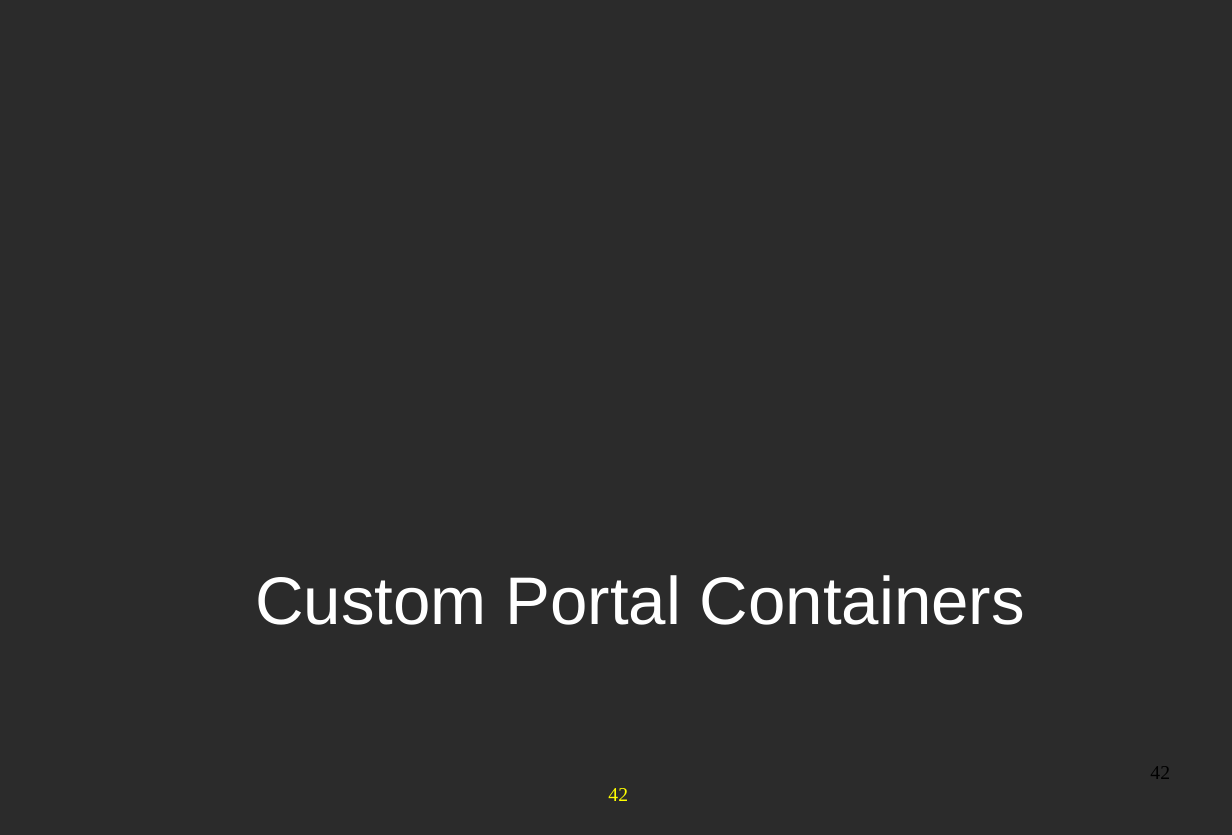
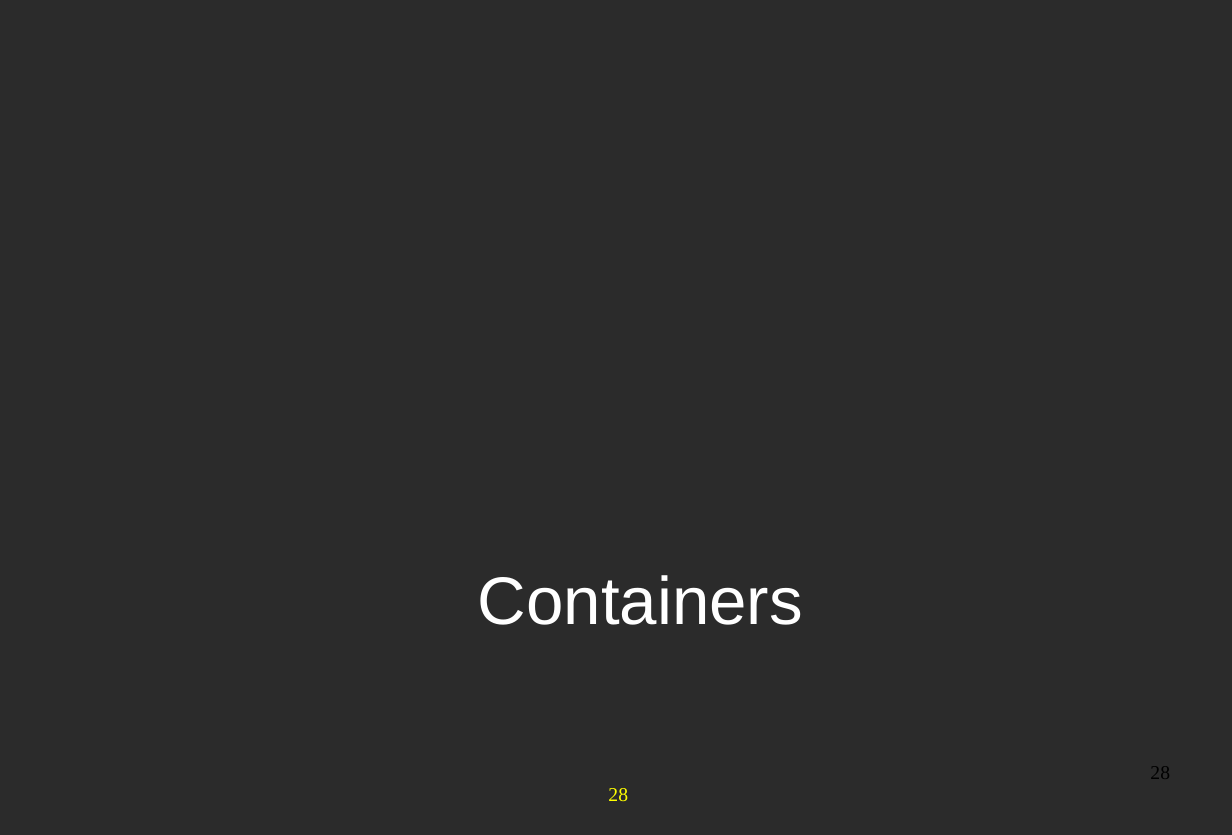
Before and after one commit to anhvurz90/training, a slide deck: slide 28 of exo-developer/210-configuration/slides/210-Portal-configuration-XDev-en.ppt (slide 42 before the commit). Drawn at 1232x835 pixels with LibreOffice and Linux fonts; fonts in the diff are those of the drawing; background and template pictures are left out; a plain dark background stands for a picture behind light text. Boxes give left, top, right and bottom in pixels: in the first picture for what was removed or moved away, otherwise in the second. Text is boxed around its words. In the diff, an @@ line names an element or a change of style, - is before the commit and + after.

```diff
--- a/exo-developer/210-configuration/slides/210-Portal-configuration-XDev-en.ppt
+++ b/exo-developer/210-configuration/slides/210-Portal-configuration-XDev-en.ppt
@@ text at [478,575,803,625]: text changed @@
-Custom Portal Containers
+Containers
@@ page number at [1150,767,1170,779]: text changed @@
-42
+28
@@ page number at [608,788,628,801]: text changed @@
-42
+28
```
Also in this commit, not shown: 18 other slides changed, 26 slides added, 3 slides removed, 2 other files.
